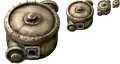
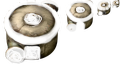
Before/after of a 120 × 64 layered artwork. What changed in the layer stack:
hid "Layer 1" over (x1=2, y1=0, x2=120, y2=64)
